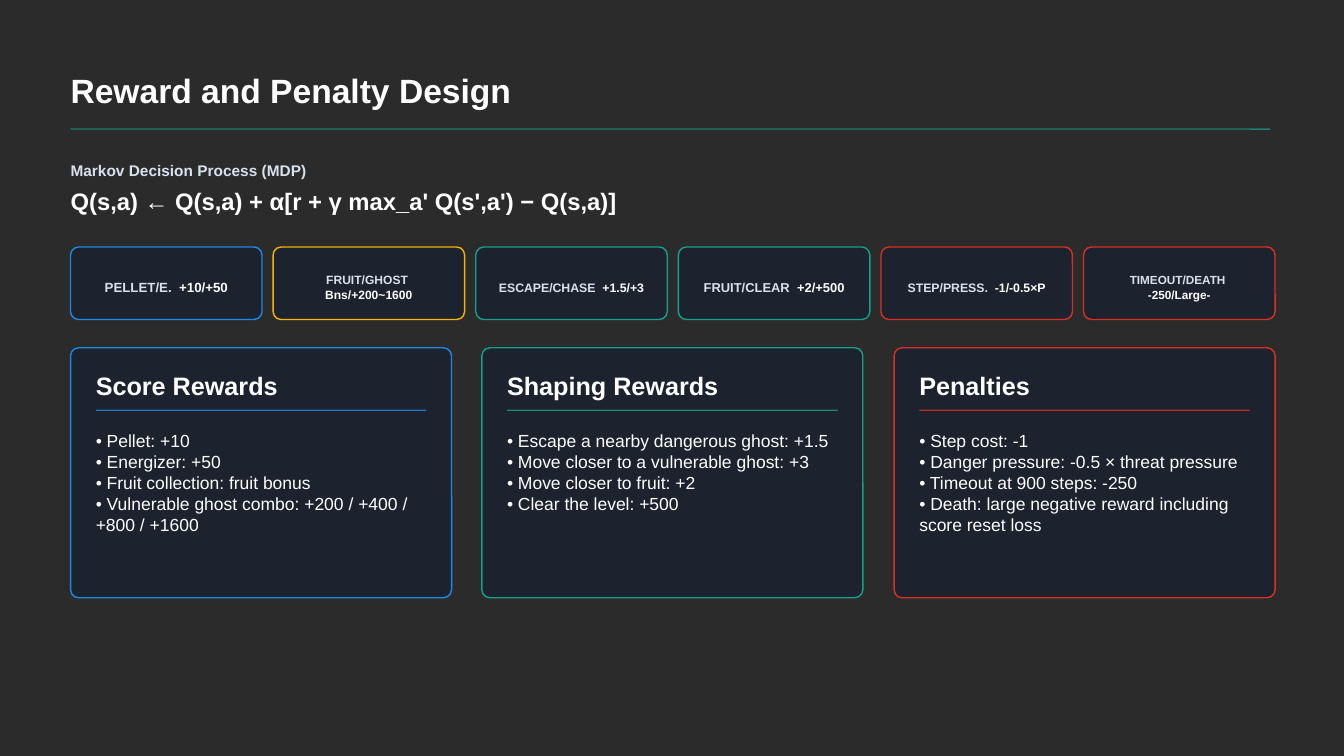
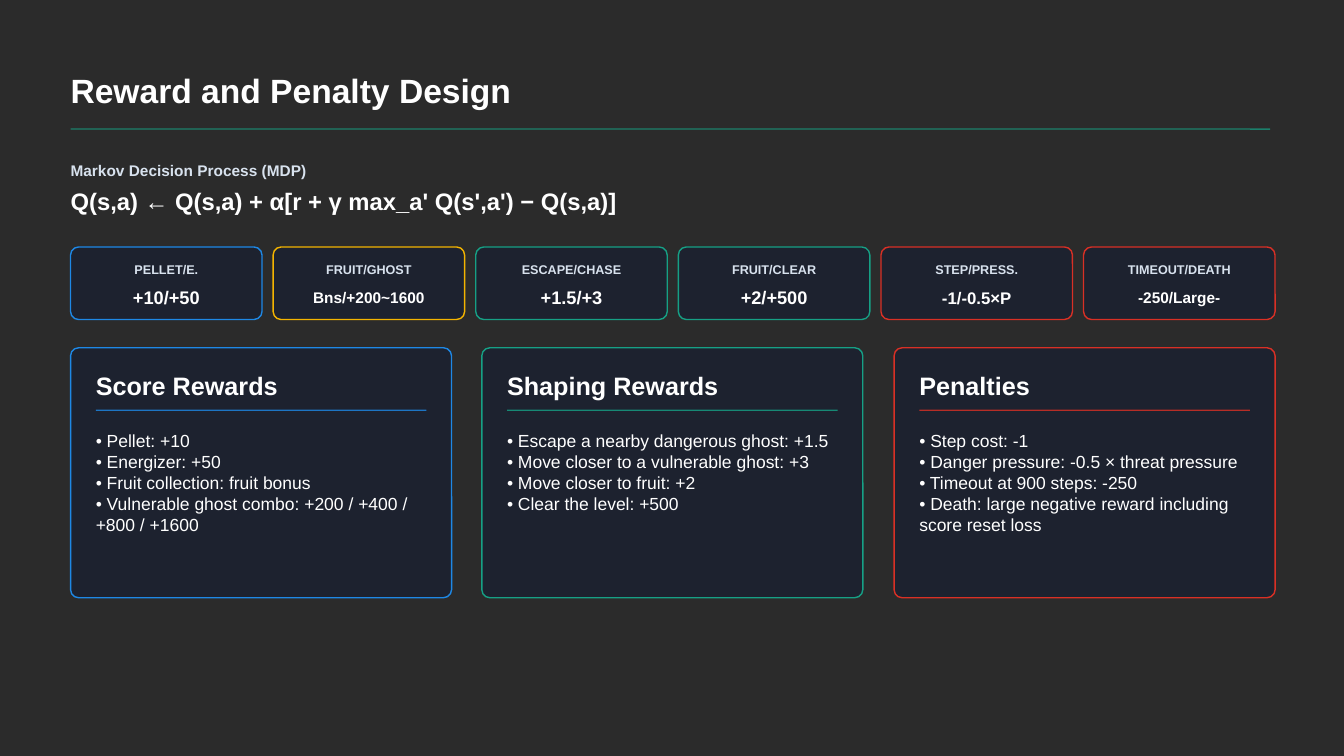
Before and after one commit to RichardFeng000/cs520-project, a slide deck: slide 2 of ppt_3pages/pacman_rl_3slides.pptx. Drawn at 1344x756 pixels with LibreOffice and Linux fonts; fonts in the diff are those of the drawing; background and template pictures are left out; a plain dark background stands for a picture behind light text. Boxes give left, top, right and bottom in pixels: in the first picture for what was removed or moved away, otherwise in the second. Text is boxed around its words. In the diff, an @@ line names an element or a change of style, - is before the commit and + after.

Commit message:
update ppt

```diff
--- a/ppt_3pages/pacman_rl_3slides.pptx
+++ b/ppt_3pages/pacman_rl_3slides.pptx
@@ text added at (x1=134, y1=265, x2=198, y2=275), 9 pt, text #D8E2EE, bold @@
+PELLET/E.
@@ text added at (x1=326, y1=265, x2=411, y2=275), 9 pt, text #D8E2EE, bold @@
+FRUIT/GHOST
@@ text added at (x1=522, y1=265, x2=621, y2=275), 9 pt, text #D8E2EE, bold @@
+ESCAPE/CHASE
@@ text added at (x1=732, y1=265, x2=816, y2=275), 9 pt, text #D8E2EE, bold @@
+FRUIT/CLEAR
@@ text added at (x1=935, y1=265, x2=1018, y2=275), 9 pt, text #D8E2EE, bold @@
+STEP/PRESS.
@@ text added at (x1=1128, y1=265, x2=1231, y2=275), 9 pt, text #D8E2EE, bold @@
+TIMEOUT/DEATH
@@ text at (x1=133, y1=290, x2=200, y2=305): text changed; size 9.5 to 13 pt; text colour #D8E2EE to #FFFFFF @@
-PELLET/E. +10/+50
++10/+50
@@ text at (x1=313, y1=292, x2=424, y2=304): text changed; size 8.6 to 11 pt @@
-FRUIT/GHOST Bns/+200~1600
+Bns/+200~1600
@@ text at (x1=541, y1=290, x2=603, y2=305): text changed; size 8.8 to 13 pt; text colour #D8E2EE to #FFFFFF @@
-ESCAPE/CHASE +1.5/+3
++1.5/+3
@@ text at (x1=741, y1=290, x2=808, y2=305): text changed; size 9.2 to 13 pt; text colour #D8E2EE to #FFFFFF @@
-FRUIT/CLEAR +2/+500
++2/+500
@@ text at (x1=942, y1=292, x2=1011, y2=305): text changed; size 8.8 to 12 pt; text colour #D8E2EE to #FFFFFF @@
-STEP/PRESS. -1/-0.5×P
+-1/-0.5×P
@@ text at (x1=1138, y1=292, x2=1220, y2=307): text changed; size 8.4 to 11 pt; text colour #D8E2EE to #FFFFFF @@
-TIMEOUT/DEATH -250/Large-
+-250/Large-
```
Also in this commit, not shown: 1 other file.
